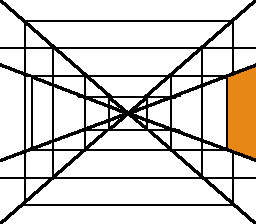
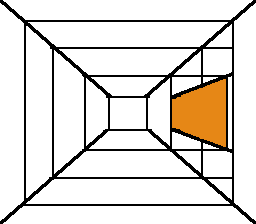
Layers edited between the first and the second 256x224 image:
removed layer "変形" over [0, 47, 256, 179]
painted on "背景" over [0, 47, 256, 179]